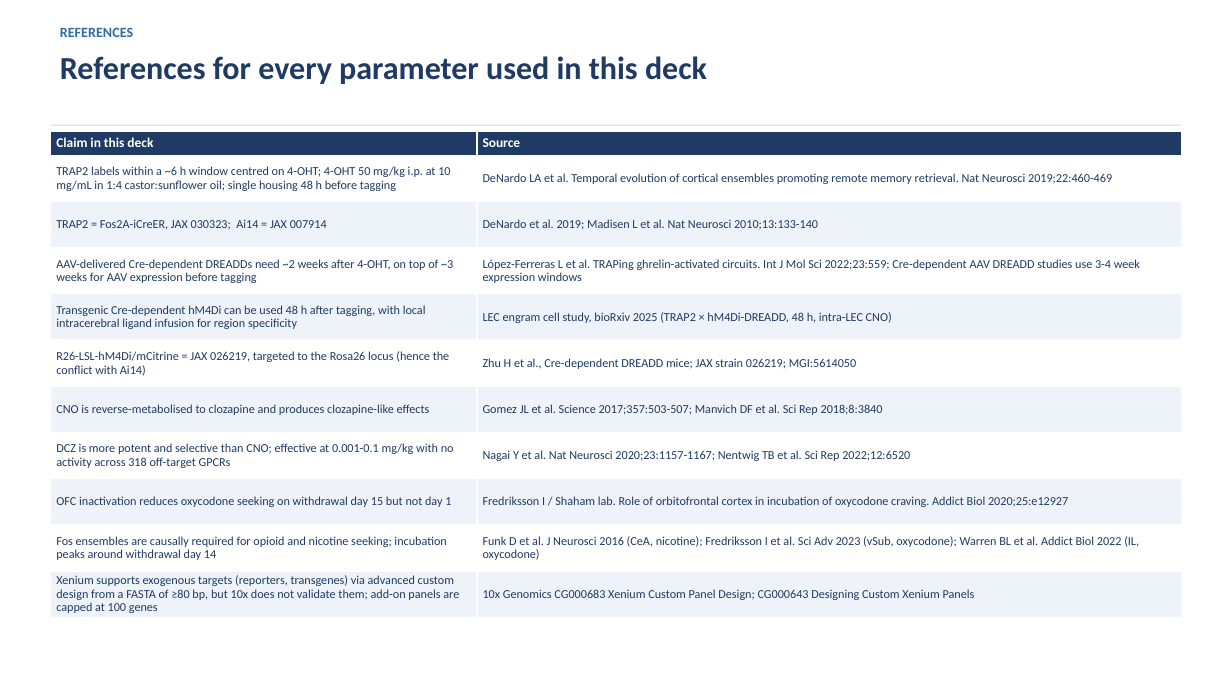
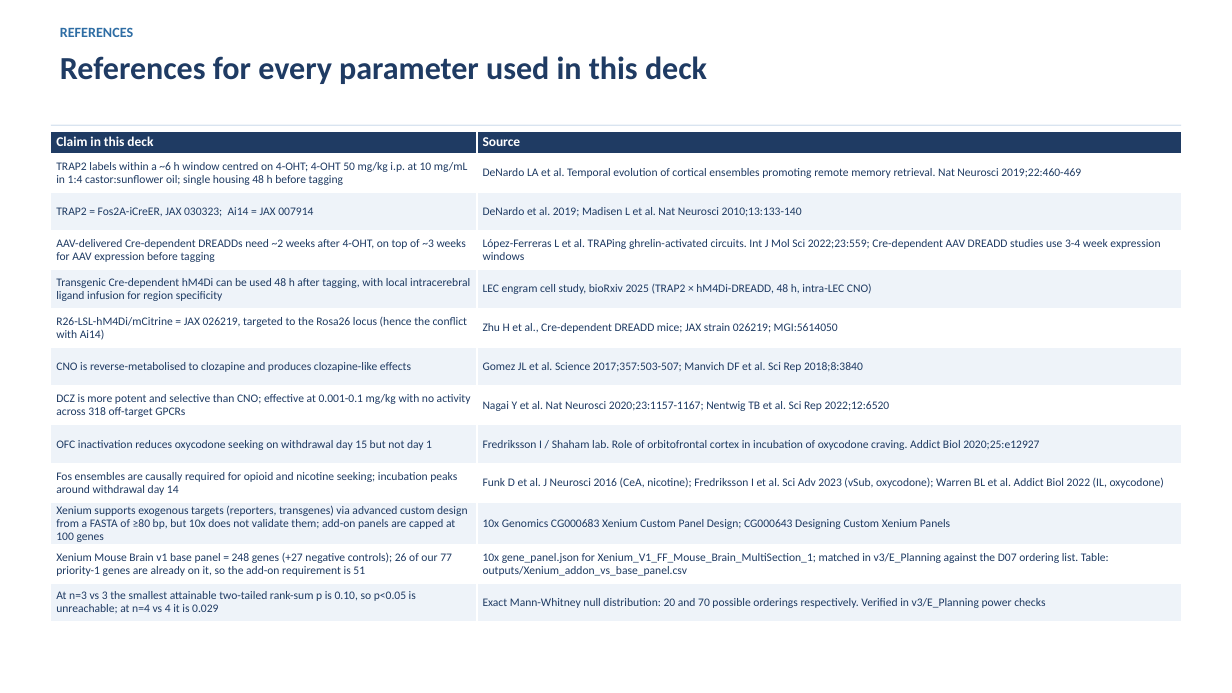
Before and after one commit to limserenahansol/Genelist_analysis_WMB, a slide deck: slide 17 of outputs/NextPhase_Plan_ORBm_BMAp_TRAP.pptx (slide 16 before the commit). Drawn at 1232x693 pixels with LibreOffice and Linux fonts; fonts in the diff are those of the drawing. Boxes give left, top, right and bottom in pixels: in the first picture for what was removed or moved away, otherwise in the second. Text is boxed around its words. In the diff, an @@ line names an element or a change of style, - is before the commit and + after.

```diff
--- a/outputs/NextPhase_Plan_ORBm_BMAp_TRAP.pptx
+++ b/outputs/NextPhase_Plan_ORBm_BMAp_TRAP.pptx
@@ table at [51,131,1181,619] @@
+row 12: Xenium Mouse Brain v1 base panel = 248 genes (+27 negative controls); 26 of our 77 priority-1 genes are already on it, so the add-on requirement is 51 | 10x gene_panel.json for Xenium_V1_FF_Mouse_Brain_MultiSection_1; matched in v3/E_Planning against the D07 ordering list. Table: outputs/Xenium_addon_vs_base_panel.csv
+row 13: At n=3 vs 3 the smallest attainable two-tailed rank-sum p is 0.10, so p<0.05 is unreachable; at n=4 vs 4 it is 0.029 | Exact Mann-Whitney null distribution: 20 and 70 possible orderings respectively. Verified in v3/E_Planning power checks
```
Also in this commit, not shown: 7 other slides changed, 1 slide added, 8 other files.
